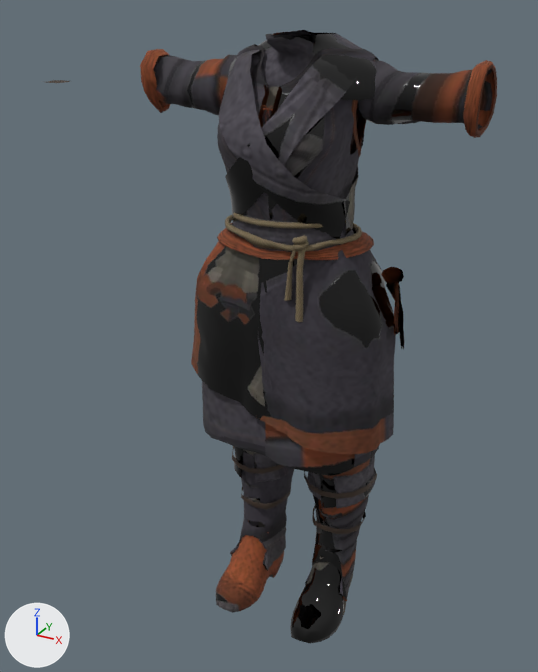
The glTF model public/models/armory/armor-ash-1.glb: old version first, new version second.
One viewpoint serves both versions: a 50 mm camera at (0.786, -1.543, 1.582) aimed at (-0.118, 0.099, 0.76). Every picture has the same lights, and +X, +Y and +Z are marked at lower left. The picture after the commit comes second. Vertices at exactly the same position are counted once.

The first picture shows 'Outfit_Ash_1'.
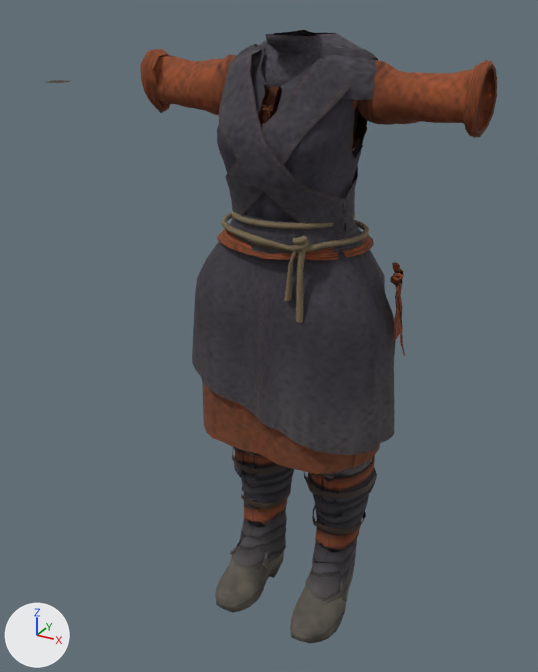
Location of each change, (x1, y1, x2, y2) in pixels of the pictures (538 x 672 px; the box of a moved part takes in the faces that stretch with it):
part 1 of me_outfit_ash_1, moved or reshaped
    before: (191, 41, 404, 453)
    after: (192, 41, 405, 474)
part 2 of me_outfit_ash_1, moved or reshaped
    both: (323, 513, 339, 547)
part 3 of me_outfit_ash_1, surface changed
    both: (154, 32, 492, 643)

Edits to the bpy script that builds the scene:
```text
Change me_outfit_ash_1:
    used by ob_outfit_ash_1; location = (0.0, 0.0, 0.0)
    remove me_outfit_ash_1.from_pydata(...)  # 6761 vertices, 11510 faces; spans x -0.78..0.42, y -0.17..0.29, z -0.02..1.54
    add me_outfit_ash_1.from_pydata(...)  # 7173 vertices, 12215 faces; spans x -0.78..0.42, y -0.17..0.3, z -0.02..1.54
    me_outfit_ash_1 part 1: 449 vertices moved from x -0.26..0.27, y -0.16..0.29, z 0.55..1.49 to x -0.27..0.27, y -0.16..0.28, z 0.55..1.49; 891 vertices removed from x -0.27..0.28, y -0.16..0.29, z 0.54..1.5; 1303 vertices added at x -0.27..0.29, y -0.17..0.3, z 0.54..1.5
    me_outfit_ash_1 part 2: 2 vertices moved within x 0.12, y 0.01, z 0.27
    me_outfit_ash_1 part 3: 7232 kept faces spanning x -0.41..0.41, y -0.17..0.29, z -0.02..1.54 get new texture (UV) coordinates
    other edits to the shape of me_outfit_ash_1 do not show in these pictures
```
